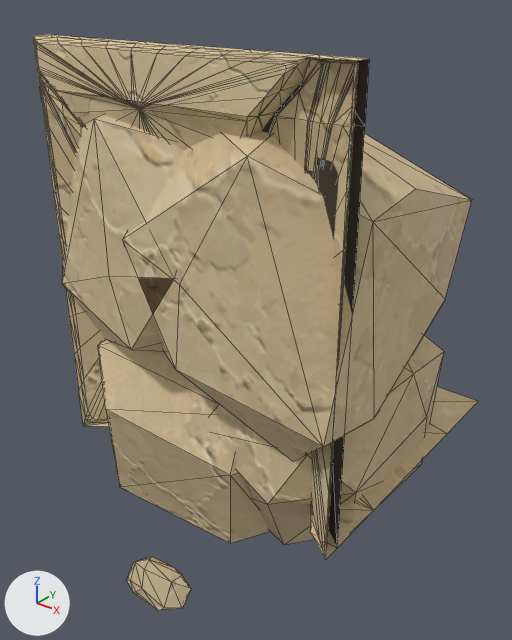
The glTF model assets/custom/models/ground_modules/ground_bottom_edge_01.glb as it was, and as the next commit left it.
The view is the same before and after, from a 50 mm lens placed at (1.74, -1.23, 1.05), pointed at (0.41, 0.44, 0.02). The axes (+X, +Y, +Z) are drawn at lower left. The lights are the same throughout. The older version comes first. Mesh edges are drawn as thin lines. Vertices at exactly the same position are counted once.

The older version as bpy lines, for what is in view:
```python
me_groundbottomedge01_bodymesh = bpy.data.meshes.new('GroundBottomEdge01_BodyMesh')
me_groundbottomedge01_bodymesh.from_pydata(...)  # 526 vertices, 983 faces; spans x 0.0..1.0, y -0.04..1.0, z -0.99..0.91
# faces by material slot: [215, 251, 243, 254, 20]
me_groundbottomedge01_bodymesh.materials.append(mat_sandstone_plate_1)
me_groundbottomedge01_bodymesh.materials.append(mat_sandstone_plate_2)
me_groundbottomedge01_bodymesh.materials.append(mat_sandstone_plate_3)
me_groundbottomedge01_bodymesh.materials.append(mat_sandstone_plate_16)
me_groundbottomedge01_bodymesh.materials.append(mat_groundmodulerecess)  # brown #453c32
ob_groundbottomedge01_body = bpy.data.objects.new('GroundBottomEdge01_Body', me_groundbottomedge01_bodymesh)
ob_groundbottomedge01_body.location = (0.0, 0.0, 0.0)
```
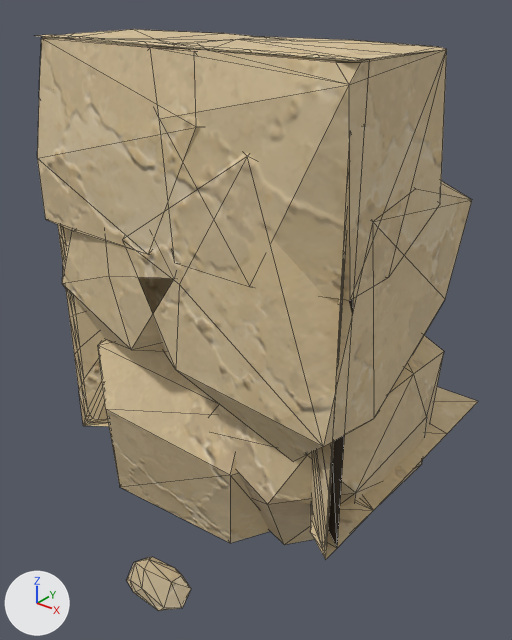
Location of each change, [x1, y1, x2, y2] in pixels of the pictures (512 x 640 px):
'GroundBottomEdge01_Body', reshaped: before [34, 35, 478, 611]; after [37, 29, 478, 611]
part 1 of me_groundbottomedge01_bodymesh, added (beige): after [37, 29, 272, 249]
part 2 of me_groundbottomedge01_bodymesh, added (beige): after [151, 37, 447, 300]
part 3 of me_groundbottomedge01_bodymesh, built on (beige): before [34, 36, 358, 172]

What changed in the scene script:
```text
Change me_groundbottomedge01_bodymesh:
    used by ob_groundbottomedge01_body; location = (0.0, 0.0, 0.0)
    remove me_groundbottomedge01_bodymesh.from_pydata(...)  # 526 vertices, 983 faces; spans x 0.0..1.0, y -0.04..1.0, z -0.99..0.91
    add me_groundbottomedge01_bodymesh.from_pydata(...)  # 497 vertices, 866 faces; spans x 0.0..1.0, y -0.04..1.0, z -0.99..0.91
    me_groundbottomedge01_bodymesh part 1: a new loose piece of 29 vertices spanning x 0.0..0.74, y -0.04..0.48, z 0.4..0.91, in mat_sandstone_plate_16
    me_groundbottomedge01_bodymesh part 2: a new loose piece of 28 vertices spanning x 0.36..1.0, y -0.04..0.54, z 0.4..0.91, in mat_sandstone_plate_16
    me_groundbottomedge01_bodymesh part 3
    86 vertices are removed from x 0.0..1.0, y -0.01..0.07, z 0.78..0.91
    272 faces are deleted
    13 new faces join them, mat_sandstone_plate_1
    21 new faces join them, mat_sandstone_plate_2
    15 new faces join them, mat_sandstone_plate_3
```
